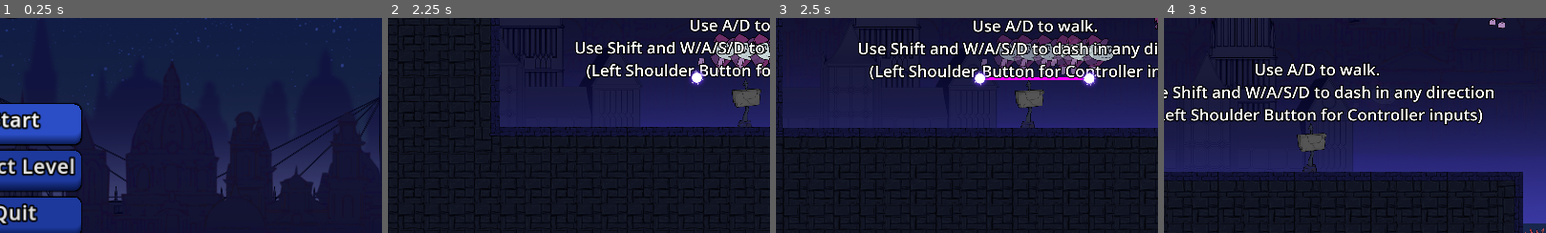
Above: before the commit, frames 1-4 (left to right).
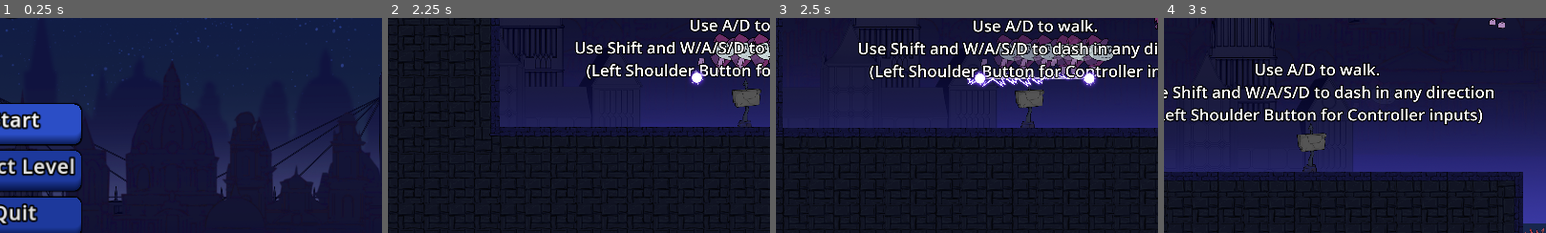
Above: after the commit, the same moments.

Repository: DerBrotDoktor/Frogoth
Game: Godot game, scene res://scenes/main/main.tscn
The game is run twice, just before and just after one commit, with the same random seed, the same clock (stepped at 60 frames per second) and the same inputs.
Inputs:
- Up to frame 1 (0.25 s): no input
- Up to frame 2 (2.25 s): click "Start" at 0.5 s; hold Space (jump) 1.28-2.03 s; hold D (right) from 1.28 s (still down); tap Shift (dash) at 2.1 s
- Up to frame 3 (2.5 s): keep holding D (right); tap Space (jump) at 2.27, 2.3 s
- Up to frame 4 (3 s): tap Space (jump) at 2.57 s; release D (right) at 2.78 s; hold A (left) from 2.78 s (still down); hold Space (jump) from 2.78 s (still down); tap F (discrad_shape) at 2.85 s
The pictures show only the part of the screen within x 18-68%, y 31-81%; the shares and areas given below are measured in that part.

Frames 1-2 are identical in both runs. In frame 3, 0.8% of the frame differs, in the area x 50-81%, y 24-33%; in frame 4, nothing differs.

Commit message:
Added: Shape outline vfx

Diff:
--- a/scenes/kill_shape/kill_shape.gd
+++ b/scenes/kill_shape/kill_shape.gd
@@ -1,12 +1,27 @@
 extends Node2D
+
+@export var outline_tile :PackedScene
 
 var point_objects = []
 var point_positions = []
+var last_length = 128
 
 func add_point(point):
 	point_objects.append(point)
 	point_positions.append(point.position)
+	$KillShapePath.curve.add_point(point.position)
+	if point_positions.size() > 0:
+		place_lightning()
 	$Outline.points = point_positions
+
+func place_lightning():
+	var length = $KillShapePath.curve.get_baked_length()
+	for i in range(last_length, length, 128):
+		var new_path_follow = outline_tile.instantiate()
+		$KillShapePath.add_child(new_path_follow)
+		new_path_follow.progress = i
+		new_path_follow.start()
+	last_length = length
 
 func finish_shape(new_points):
 	clear_points()
@@ -15,12 +30,7 @@
 	$Outline.closed = true
 	var polygons = get_polygons(new_points)
 
-	print("__________________________")
 	for point_array in polygons:
-		print("ARRAY:",point_array)
-		var shape = Polygon2D.new()
-		shape.polygon = point_array
-		add_child(shape)
 		var coll = CollisionPolygon2D.new()
 		coll.polygon = point_array
 		$KillArea.add_child(coll)
@@ -55,14 +65,15 @@
 		if i+1 < points.size():
 			var a1 = points[i]
 			var a2 = points[i+1]
+
 			for j in range(i+2,end_index-1):
 				var b1 = points[j]
 				var b2 = points[j+1] if j+1 < points.size() else points[0]
 				var intersection = get_intersection(a1,a2,b1,b2)
 				if intersection == a1:
 					intersection = null
+
 				if intersection:
-					print("intersect",intersection)
 					point_list.append(intersection)
 					for h in range(j+1, end_index):
 						point_list.append(points[h])
@@ -71,7 +82,7 @@
 					point_list.append(intersection)
 					end_index = j+2
 					i = j
-	print(point_list)
+
 	result_list.append(point_list)
 	return result_list
 
@@ -95,3 +106,8 @@
 	var dist_b1 = abs(dir_a_perpendicular.dot(to_b1))
 	var dist_b2 = abs(dir_a_perpendicular.dot(to_b2))
 	return (dist_b2 * b1 + dist_b1 * b2) / (dist_b1 + dist_b2)
+
+
+func _on_kill_shape_path_tree_entered():
+	$KillShapePath.curve = Curve2D.new()
+	pass # Replace with function body.
--- a/scenes/kill_shape/kill_shape.tscn
+++ b/scenes/kill_shape/kill_shape.tscn
@@ -1,13 +1,16 @@
-[gd_scene load_steps=2 format=3 uid="uid://b534dj4lmdign"]
+[gd_scene load_steps=4 format=3 uid="uid://b534dj4lmdign"]
 
 [ext_resource type="Script" path="res://scenes/kill_shape/kill_shape.gd" id="1_sr5bi"]
+[ext_resource type="PackedScene" uid="uid://t04ny4yh8fr2" path="res://scenes/kill_shape/kill_shape_outline_tile.tscn" id="2_1f81m"]
+
+[sub_resource type="Curve2D" id="Curve2D_csn5t"]
 
 [node name="KillShape" type="Node2D"]
 script = ExtResource("1_sr5bi")
+outline_tile = ExtResource("2_1f81m")
 
 [node name="Outline" type="Line2D" parent="."]
-width = 15.0
-default_color = Color(1, 0, 1, 1)
+default_color = Color(1, 1, 1, 0.807843)
 joint_mode = 2
 begin_cap_mode = 2
 end_cap_mode = 2
@@ -18,4 +21,8 @@
 wait_time = 2.0
 one_shot = true
 
+[node name="KillShapePath" type="Path2D" parent="."]
+curve = SubResource("Curve2D_csn5t")
+
 [connection signal="timeout" from="DeleteTimer" to="." method="_on_delete_timer_timeout"]
+[connection signal="tree_entered" from="KillShapePath" to="." method="_on_kill_shape_path_tree_entered"]
--- a/scenes/kill_shape/kill_shape_outline_tile.gd
+++ b/scenes/kill_shape/kill_shape_outline_tile.gd
@@ -1,13 +1,15 @@
-extends Sprite2D
+extends PathFollow2D
 
-var last_sprite = 0
+var last_sprite_number = 0
 
-func _ready():
-	$SpriteSwitchTimer.start()
+func start():
+	_on_sprite_switch_timer_timeout()
+	$Sprite/SpriteSwitchTimer.start()
 
 func _on_sprite_switch_timer_timeout():
-	var sprite_pos = region_rect.size.x +(region_rect.size.x  * randi_range(0, texture.get_width()/region_rect.size.x-1))
-	if sprite_pos == last_sprite:
-		sprite_pos += region_rect.size.x if not sprite_pos + region_rect.size.x > texture.get_width() else -region_rect.size.x
-	region_rect.position.x = sprite_pos
-	last_sprite = sprite_pos
+	var sprite_number = randi_range(0, $Sprite.hframes-1)
+	if sprite_number == last_sprite_number:
+		sprite_number += 1 if sprite_number < ($Sprite.hframes-1) else -1
+	$Sprite.flip_h = true if randi_range(0,1) == 1 else false
+	$Sprite.frame = sprite_number
+	last_sprite_number = sprite_number
--- /dev/null
+++ b/scenes/kill_shape/kill_shape_outline_tile.gdshader
@@ -0,0 +1,10 @@
+shader_type canvas_item;
+
+uniform vec2 repeat;
+
+void fragment() {
+    vec2 tex_size = vec2(textureSize(TEXTURE, 0));
+    vec2 uv = FRAGCOORD.xy / tex_size;
+    vec2 repeated_uv = vec2(fract(uv.x), UV.y);
+    COLOR = texture(TEXTURE, repeated_uv);
+}
--- a/scenes/kill_shape/kill_shape_outline_tile.tscn
+++ b/scenes/kill_shape/kill_shape_outline_tile.tscn
@@ -1,41 +1,18 @@
-[gd_scene load_steps=3 format=3 uid="uid://b4vps8xifgv2x"]
+[gd_scene load_steps=3 format=3 uid="uid://t04ny4yh8fr2"]
 
 [ext_resource type="Texture2D" uid="uid://n0sekt7o00ys" path="res://assets/vfx/orb/orb_connection_lines.png" id="1_0kke6"]
+[ext_resource type="Script" path="res://scenes/kill_shape/kill_shape_outline_tile.gd" id="2_8a7g7"]
 
-[sub_resource type="GDScript" id="GDScript_s6h8q"]
-script/source = "extends Sprite2D
+[node name="KillShapeOutlineTile" type="PathFollow2D"]
+script = ExtResource("2_8a7g7")
 
-var last_sprite = 0
+[node name="Sprite" type="Sprite2D" parent="."]
+texture_repeat = 2
+scale = Vector2(0.5, 0.5)
+texture = ExtResource("1_0kke6")
+hframes = 6
 
-# Called when the node enters the scene tree for the first time.
-func _ready():
-	$Timer.start()
-	print( texture.get_width()/region_rect.size.x)
-	pass # Replace with function body.
+[node name="SpriteSwitchTimer" type="Timer" parent="Sprite"]
+wait_time = 0.1
 
-
-# Called every frame. 'delta' is the elapsed time since the previous frame.
-func _process(delta):
-	pass
-
-
-func _on_timer_timeout():
-	var sprite_pos = region_rect.size.x +(region_rect.size.x  * randi_range(0, texture.get_width()/region_rect.size.x-1))
-	if sprite_pos == last_sprite:
-		sprite_pos += region_rect.size.x if not sprite_pos + region_rect.size.x > texture.get_width() else -region_rect.size.x
-	region_rect.position.x = sprite_pos
-	last_sprite = sprite_pos
-"
-
-[node name="Sprite2D" type="Sprite2D"]
-texture_repeat = 2
-position = Vector2(506, -188)
-texture = ExtResource("1_0kke6")
-region_enabled = true
-region_rect = Rect2(69, 0, 265, 265)
-script = SubResource("GDScript_s6h8q")
-
-[node name="Timer" type="Timer" parent="."]
-wait_time = 0.3
-
-[connection signal="timeout" from="Timer" to="." method="_on_timer_timeout"]
+[connection signal="timeout" from="Sprite/SpriteSwitchTimer" to="." method="_on_sprite_switch_timer_timeout"]
Binary file changed: assets/vfx/orb/orb_connection_lines.png
Not shown, changed: export_presets.cfg
